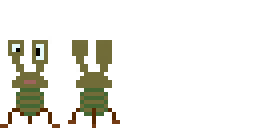
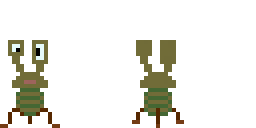
Layer changes from the first 256x128 image to the second:
painted on "mendyback" over [24, 40, 184, 128]
